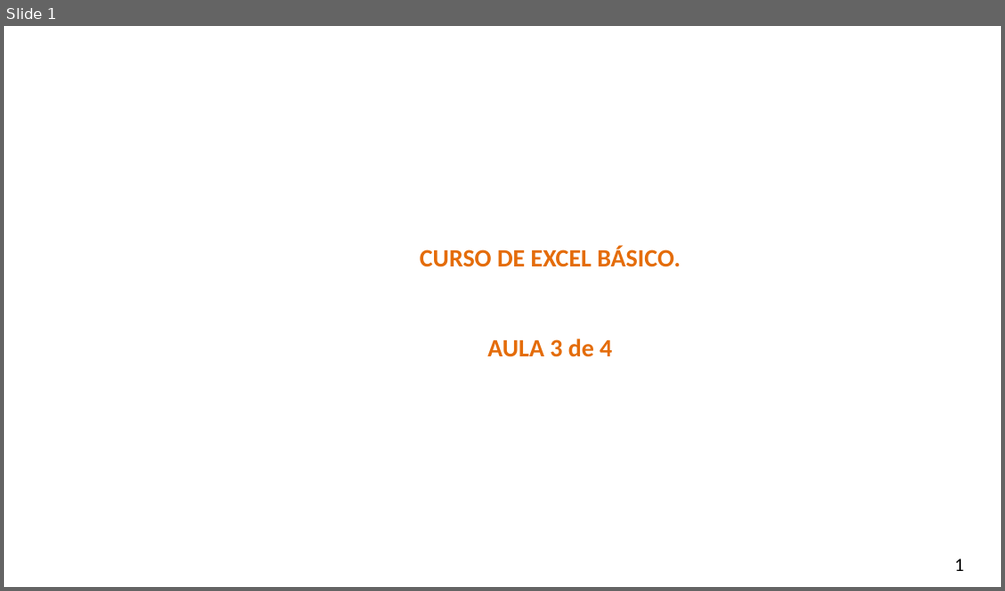
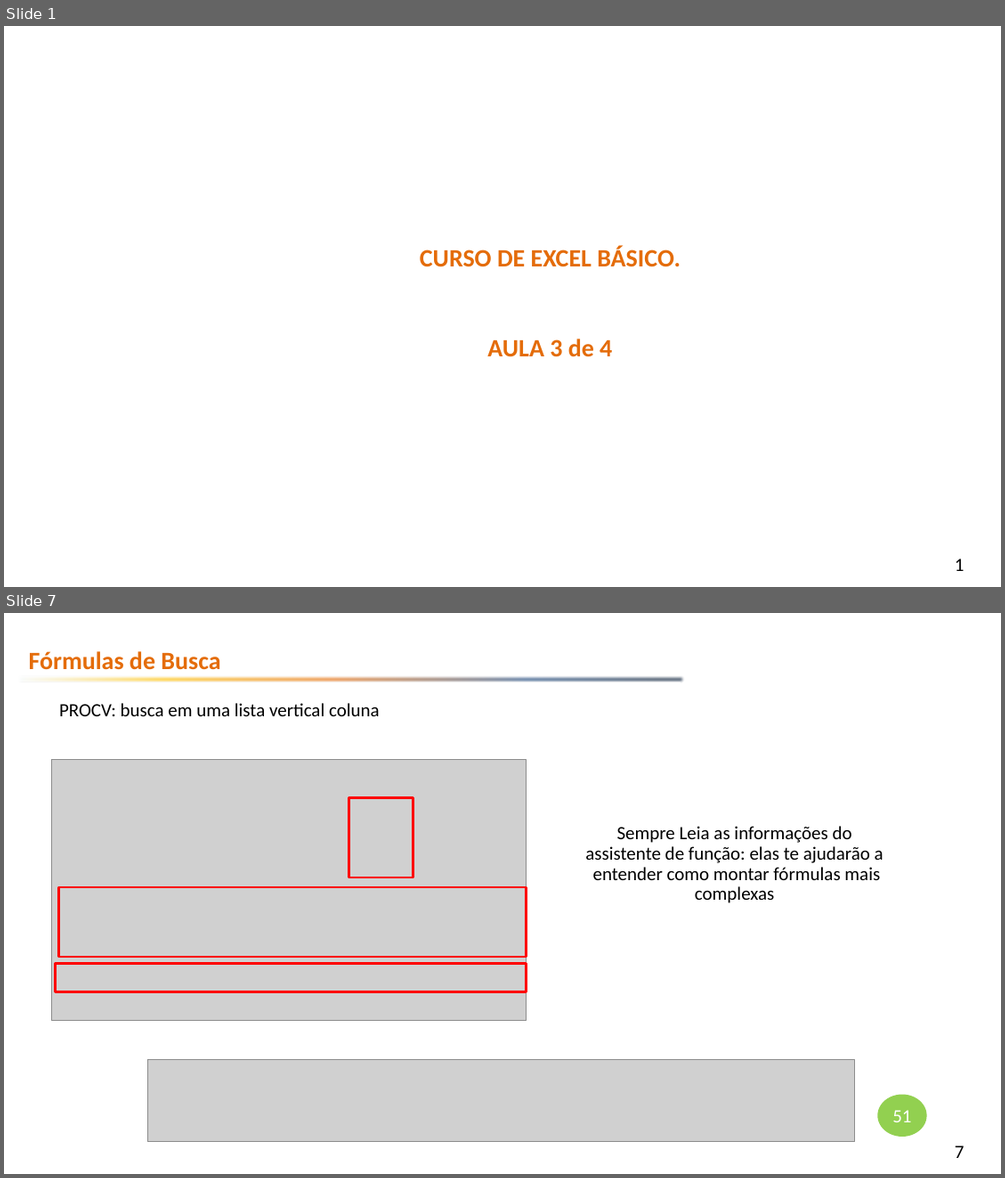
Before and after one commit to smart-planning/Excel_Basico, a slide deck: Aula3/Atividades.pptx. Shown one above the other, each under a label of ours: slide 1 before the commit, slides 1 and 7 after it; the slides between them are not shown. The pictures are 1005x591 and 1005x1178 pixels, drawn with LibreOffice and Linux fonts; fonts in the diff are those of the drawing; grey boxes stand for pictures; background and template pictures are left out. Boxes give left, top, right and bottom in pixels: in the first picture for what was removed or moved away, otherwise in the second. Text is boxed around its words. In the diff, an @@ line names an element or a change of style, - is before the commit and + after.

```diff
--- a/Aula3/Atividades.pptx
+++ b/Aula3/Atividades.pptx
@@ slide 7 added at (4, 613, 1001, 1174), background picture (left out); not listed: 1 template element that a slide beside it also shows @@
@@ text added at (29, 651, 220, 670), 24 pt, text #E46C0A, bold @@
+Fórmulas de Busca
@@ right arrow added at (18, 674, 685, 685), fill gradient #F6FBFC to #FFC000 to #E46C0A to #1F497D to #0F243E @@
@@ subtitle added at (59, 703, 380, 716), 18 pt, text #000000 @@
+PROCV: busca em uma lista vertical coluna
@@ picture added at (52, 760, 526, 1020) @@
@@ rectangle added at (348, 798, 413, 877), outline #FF0000 2 pt @@
@@ text added at (585, 826, 883, 903), 18 pt, text #000000 @@
+Sempre Leia as informações do assistente de função: elas te ajudarão a entender como montar fórmulas mais complexas
@@ rectangle added at (58, 887, 526, 957), outline #FF0000 2 pt @@
@@ rectangle added at (55, 963, 526, 991), outline #FF0000 2 pt @@
@@ picture added at (147, 1060, 855, 1142) @@
@@ ellipse added at (877, 1094, 927, 1136), fill #92D050, 18 pt, text #FFFFFF @@
+51
```
Also in this commit, not shown: 7 other slides added, 4 slides removed, 4 other files.
